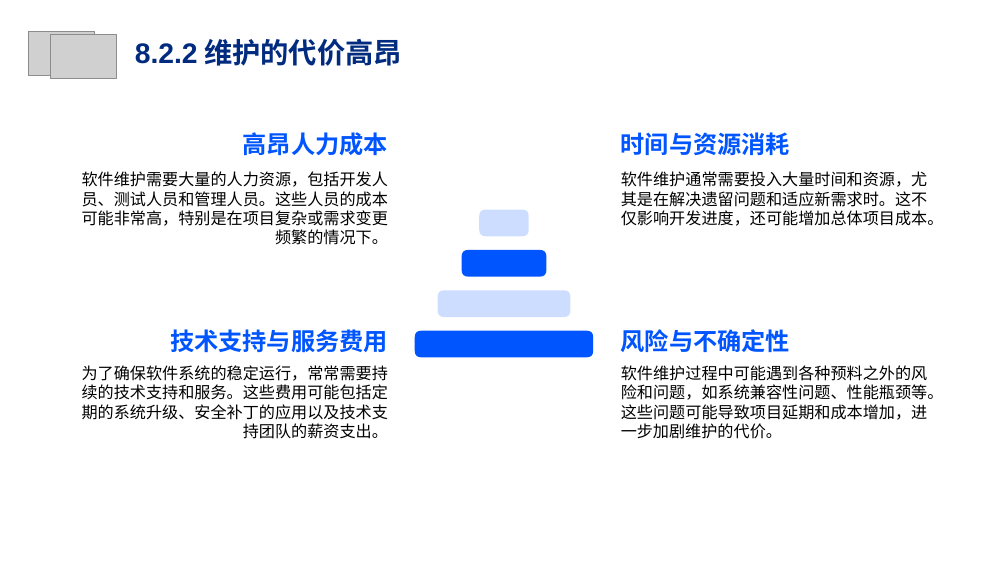
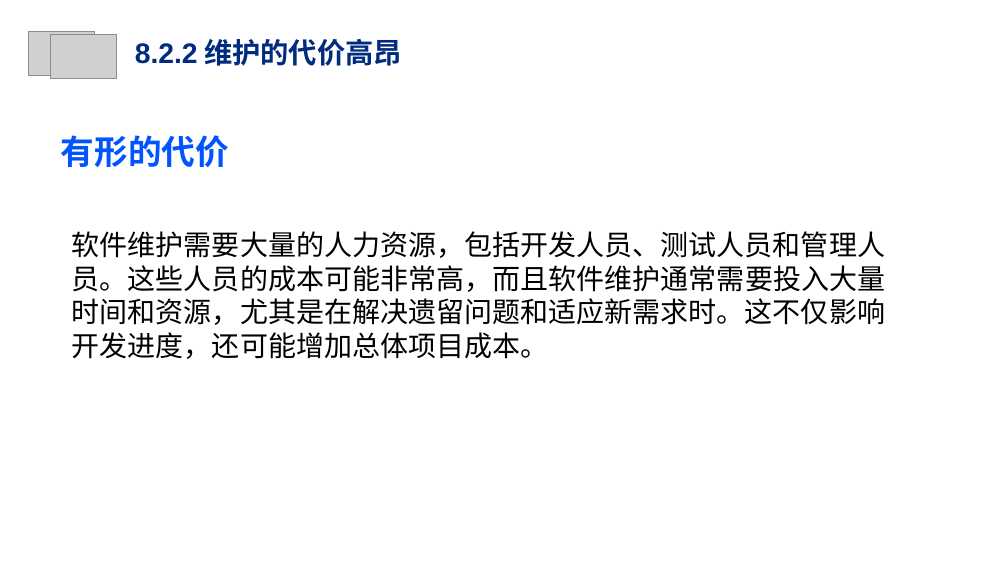
Before and after one commit to Cy2s1ne/Intelligent-PE-test, a slide deck: slide 18 of PPT/翻转课堂ppt2.pptx (slide 11 before the commit). Drawn at 1008x567 pixels with LibreOffice and Linux fonts; fonts in the diff are those of the drawing; grey boxes stand for pictures; background and template pictures are left out. Boxes give left, top, right and bottom in pixels: in the first picture for what was removed or moved away, otherwise in the second. Text is boxed around its words. In the diff, an @@ line names an element or a change of style, - is before the commit and + after.

```diff
--- a/PPT/翻转课堂ppt2.pptx
+++ b/PPT/翻转课堂ppt2.pptx
@@ text at [61,135,229,167]: text changed; size 17.3 to 24 pt @@
-高昂人力成本
+有形的代价
@@ text removed at [621,132,790,155] @@
-时间与资源消耗
@@ text removed at [621,171,944,226] @@
-软件维护通常需要投入大量时间和资源，尤其是在解决遗留问题和适应新需求时。这不仅影响开发进度，还可能增加总体项目成本。
@@ text at [72,231,885,359]: text changed; size 11.5 to 20 pt @@
-软件维护需要大量的人力资源，包括开发人员、测试人员和管理人员。这些人员的成本可能非常高，特别是在项目复杂或需求变更频繁的情况下。
+软件维护需要大量的人力资源，包括开发人员、测试人员和管理人员。这些人员的成本可能非常高，而且软件维护通常需要投入大量时间和资源，尤其是在解决遗留问题和适应新需求时。这不仅影响开发进度，还可能增加总体项目成本。
@@ freeform shape removed at [479,210,528,237] @@
@@ freeform shape removed at [462,250,546,277] @@
@@ freeform shape removed at [437,290,571,318] @@
@@ text removed at [170,329,388,353] @@
-技术支持与服务费用
@@ text removed at [621,329,790,352] @@
-风险与不确定性
@@ freeform shape removed at [414,331,593,358] @@
@@ text removed at [82,365,388,439] @@
-为了确保软件系统的稳定运行，常常需要持续的技术支持和服务。这些费用可能包括定期的系统升级、安全补丁的应用以及技术支持团队的薪资支出。
@@ text removed at [621,365,944,439] @@
-软件维护过程中可能遇到各种预料之外的风险和问题，如系统兼容性问题、性能瓶颈等。这些问题可能导致项目延期和成本增加，进一步加剧维护的代价。
```
Also in this commit, not shown: 9 other slides changed, 14 slides added.
